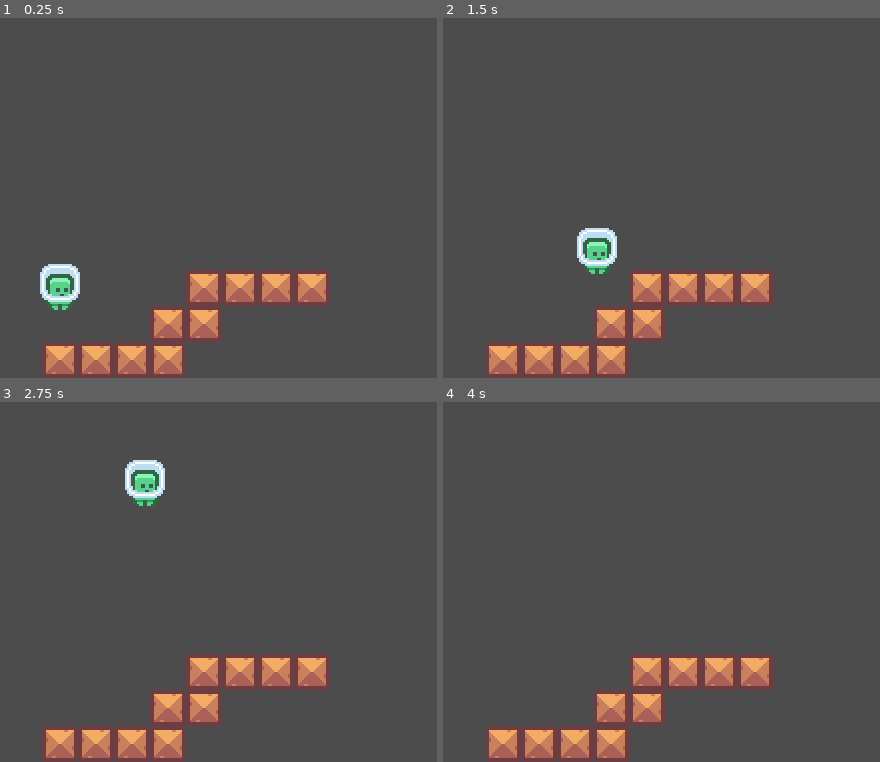
Above: before the commit, frames 1-4 (two rows, left to right).
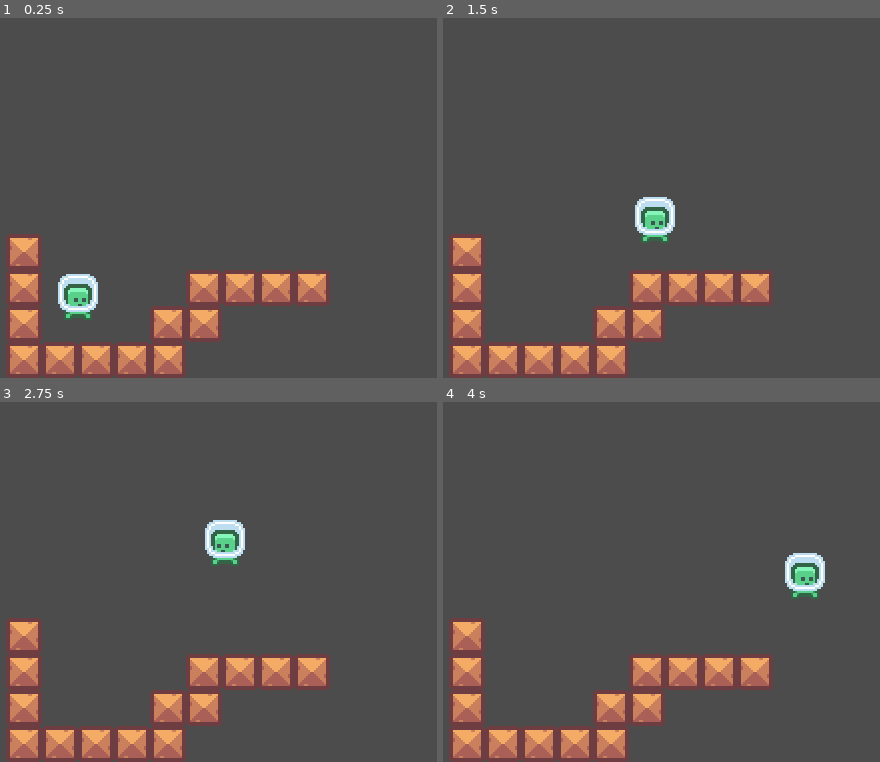
Above: after the commit, the same moments.

Repository: Nadyshameeva/Platformer
Game: Godot game, scene res://World.tscn
Two runs of this game, one before a commit and one after it. Both use one fixed random seed, a clock stepped at 60 frames per second and the inputs below.
Inputs:
- Up to frame 1 (0.25 s): no input
- Up to frame 2 (1.5 s): hold Up (ui_up) 0.53-1.28 s; hold Right (ui_right) from 0.53 s (still down); tap Up (ui_up) at 1.35 s
- Up to frame 3 (2.75 s): tap Up (ui_up) at 1.52, 1.82 s; release Right (ui_right) at 2.03 s; hold Left (ui_left) from 2.03 s (still down); hold Up (ui_up) from 2.03 s (still down)
- Up to frame 4 (4 s): release Left (ui_left) at 2.78 s; release Up (ui_up) at 2.78 s; hold Right (ui_right) from 2.78 s (still down); tap Up (ui_up) at 2.85, 3.02, 3.32 s; hold Up (ui_up) from 3.53 s (still down)

The runs differ from the first frame. In frame 1, 4.7% of the frame differs, in the area x 1-23%, y 60-100%; in frame 2, 5.2%, in the area x 1-54%, y 49-100%; in frame 3, 5.2%; in frame 4, 4.2%.

Commit message:
player is moving

Diff:
--- a/Player.gd
+++ b/Player.gd
@@ -1,6 +1,14 @@
 extends KinematicBody2D
 
 var velocity = Vector2.ZERO
+
+export(int) var JUMP_FORCE = -130
+export(int) var JUMP_RELEASE_FORCE = -90
+export(int) var MAX_SPEED = 50
+export(int) var ACCELERATION = 10
+export(int) var FRICTION = 10
+export(int) var GRAVITY = 4
+export(int) var ADDITIONAL_FALL_GRAVITY = 4
 
 func _ready():
 	print("Hello world")
@@ -14,19 +22,40 @@
 
 	if input.x == 0:
 		apply_friction()
+		$AnimatedSprite.animation = "Idle"
 	else:
 		apply_acceleration(input.x)
+		$AnimatedSprite.animation = "Run"
 
-	if Input.is_action_just_pressed("ui_up"):
-		velocity.y = -120
+		$AnimatedSprite.flip_h = input.x > 0
+		#if input.x > 0:
+		#	$AnimatedSprite.flip_h = true
+		#elif input.x < 0:
+		#	$AnimatedSprite.flip_h = false
 
-	velocity = move_and_slide(velocity)
+	if is_on_floor():
+		if Input.is_action_pressed("ui_up"):
+			velocity.y = JUMP_FORCE
+	else:
+		$AnimatedSprite.animation = "Jump"
+		if Input.is_action_just_released("ui_up") and velocity.y < JUMP_RELEASE_FORCE:
+			velocity.y = JUMP_RELEASE_FORCE
+
+		if velocity.y > 0 :
+			velocity.y += ADDITIONAL_FALL_GRAVITY
+
+	var was_in_air = not is_on_floor()
+	velocity = move_and_slide(velocity, Vector2.UP)
+	var landed = is_on_floor() and was_in_air
+	if landed:
+		$AnimatedSprite.animation = "Run"
+		$AnimatedSprite.frame = 1
 
 func apply_gravity():
-	velocity.y += 4
+	velocity.y += GRAVITY
 
 func apply_friction():
-	velocity.x = move_toward(velocity.x, 0, 20)
+	velocity.x = move_toward(velocity.x, 0, FRICTION)
 
 func apply_acceleration(input_x):
-	velocity.x = move_toward(velocity.x, 50 * input_x, 20)
+	velocity.x = move_toward(velocity.x, MAX_SPEED * input_x, ACCELERATION)
--- a/Player.tscn
+++ b/Player.tscn
@@ -1,29 +1,23 @@
-[gd_scene load_steps=6 format=2]
+[gd_scene load_steps=4 format=2]
 
-[ext_resource path="res://kenney_pixel-platformer/Tilemap/characters_packed.png" type="Texture" id=1]
+[ext_resource path="res://PlayerGreenSkin.tres" type="SpriteFrames" id=1]
 [ext_resource path="res://Player.gd" type="Script" id=2]
-
-[sub_resource type="AtlasTexture" id=1]
-atlas = ExtResource( 1 )
-region = Rect2( 0, 0, 24, 24 )
-
-[sub_resource type="SpriteFrames" id=2]
-animations = [ {
-"frames": [ SubResource( 1 ) ],
-"loop": true,
-"name": "Idle",
-"speed": 5.0
-} ]
 
 [sub_resource type="RectangleShape2D" id=3]
 extents = Vector2( 6, 8.5 )
 
 [node name="Player" type="KinematicBody2D"]
 script = ExtResource( 2 )
+JUMP_FORCE = -160
+JUMP_RELEASE_FORCE = -40
+MAX_SPEED = 75
+GRAVITY = 5
+ADDITIONAL_FALL_GRAVITY = 2
 
 [node name="AnimatedSprite" type="AnimatedSprite" parent="."]
-frames = SubResource( 2 )
-animation = "Idle"
+frames = ExtResource( 1 )
+animation = "Jump"
+playing = true
 flip_h = true
 
 [node name="CollisionShape2D" type="CollisionShape2D" parent="."]
--- /dev/null
+++ b/PlayerBlueSkin.tres
@@ -0,0 +1,37 @@
+[gd_resource type="SpriteFrames" load_steps=6 format=2]
+
+[ext_resource path="res://kenney_pixel-platformer/Tilemap/characters_packed.png" type="Texture" id=1]
+
+[sub_resource type="AtlasTexture" id=1]
+atlas = ExtResource( 1 )
+region = Rect2( 48, 0, 24, 24 )
+
+[sub_resource type="AtlasTexture" id=2]
+atlas = ExtResource( 1 )
+region = Rect2( 72, 0, 24, 24 )
+
+[sub_resource type="AtlasTexture" id=3]
+atlas = ExtResource( 1 )
+region = Rect2( 72, 0, 24, 24 )
+
+[sub_resource type="AtlasTexture" id=4]
+atlas = ExtResource( 1 )
+region = Rect2( 48, 0, 24, 24 )
+
+[resource]
+animations = [ {
+"frames": [ SubResource( 1 ) ],
+"loop": true,
+"name": "Idle",
+"speed": 5.0
+}, {
+"frames": [ SubResource( 2 ) ],
+"loop": true,
+"name": "Jump",
+"speed": 5.0
+}, {
+"frames": [ SubResource( 3 ), SubResource( 4 ) ],
+"loop": true,
+"name": "Run",
+"speed": 5.0
+} ]
--- /dev/null
+++ b/PlayerGreenSkin.tres
@@ -0,0 +1,37 @@
+[gd_resource type="SpriteFrames" load_steps=6 format=2]
+
+[ext_resource path="res://kenney_pixel-platformer/Tilemap/characters_packed.png" type="Texture" id=1]
+
+[sub_resource type="AtlasTexture" id=1]
+atlas = ExtResource( 1 )
+region = Rect2( 0, 0, 24, 24 )
+
+[sub_resource type="AtlasTexture" id=6]
+atlas = ExtResource( 1 )
+region = Rect2( 24, 0, 24, 24 )
+
+[sub_resource type="AtlasTexture" id=4]
+atlas = ExtResource( 1 )
+region = Rect2( 24, 0, 24, 24 )
+
+[sub_resource type="AtlasTexture" id=5]
+atlas = ExtResource( 1 )
+region = Rect2( 0, 0, 24, 24 )
+
+[resource]
+animations = [ {
+"frames": [ SubResource( 1 ) ],
+"loop": true,
+"name": "Idle",
+"speed": 5.0
+}, {
+"frames": [ SubResource( 6 ) ],
+"loop": true,
+"name": "Jump",
+"speed": 5.0
+}, {
+"frames": [ SubResource( 4 ), SubResource( 5 ) ],
+"loop": true,
+"name": "Run",
+"speed": 5.0
+} ]
--- /dev/null
+++ b/TileMap.tscn
@@ -0,0 +1,4 @@
+[gd_scene format=2]
+
+[node name="TileMap" type="TileMap"]
+format = 1
--- a/World.tscn
+++ b/World.tscn
@@ -8,6 +8,18 @@
 
 [node name="Block" parent="." instance=ExtResource( 1 )]
 position = Vector2( 9, 9 )
+
+[node name="Block11" parent="." instance=ExtResource( 1 )]
+position = Vector2( -9, 9 )
+
+[node name="Block12" parent="." instance=ExtResource( 1 )]
+position = Vector2( -9, -9 )
+
+[node name="Block13" parent="." instance=ExtResource( 1 )]
+position = Vector2( -9, -27 )
+
+[node name="Block14" parent="." instance=ExtResource( 1 )]
+position = Vector2( -9, -45 )
 
 [node name="Block2" parent="." instance=ExtResource( 1 )]
 position = Vector2( 27, 9 )
@@ -37,4 +49,4 @@
 position = Vector2( 135, -27 )
 
 [node name="Player" parent="." instance=ExtResource( 2 )]
-position = Vector2( 9, -36 )
+position = Vector2( 18, -36 )
